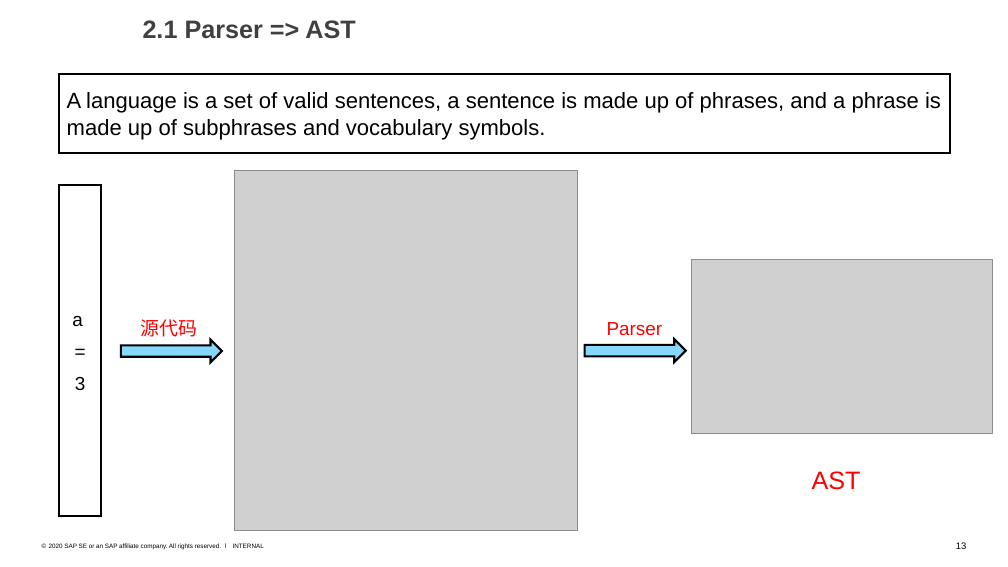
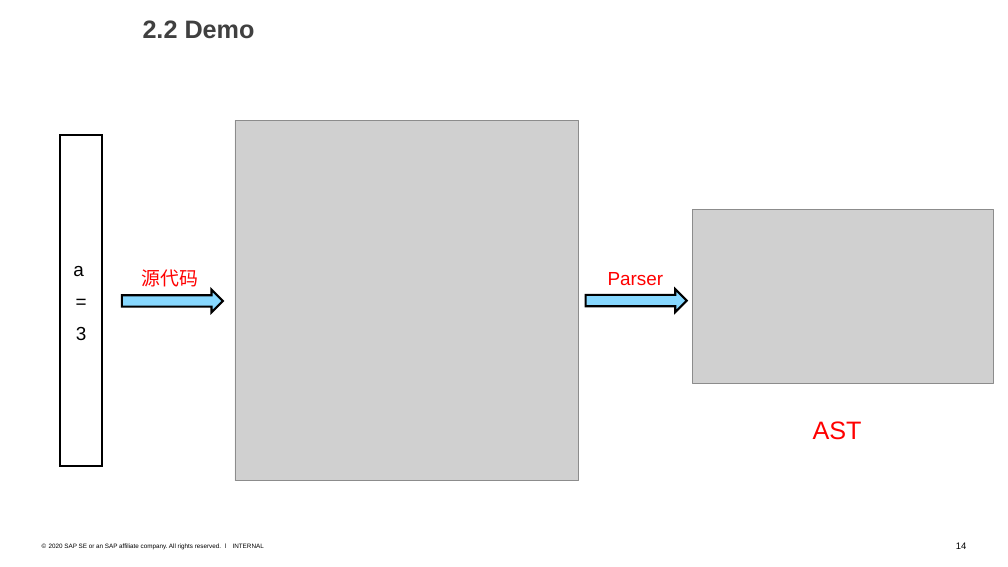
Before and after one commit to jiweiyuan/programmer, a slide deck: slide 14 of programming/scope-and-closure/作用域与闭包.pptx (slide 13 before the commit). Drawn at 1008x567 pixels with LibreOffice and Linux fonts; fonts in the diff are those of the drawing; grey boxes stand for pictures. Boxes give left, top, right and bottom in pixels: in the first picture for what was removed or moved away, otherwise in the second. Text is boxed around its words. In the diff, an @@ line names an element or a change of style, - is before the commit and + after.

```diff
--- a/programming/scope-and-closure/作用域与闭包.pptx
+++ b/programming/scope-and-closure/作用域与闭包.pptx
@@ text at (143,20,255,39): text changed @@
-2.1 Parser => AST
+2.2 Demo
@@ rectangle removed at (59,74,949,153) @@
-A language is a set of valid sentences, a sentence is made up of phrases, and a phrase is made up of subphrases and vocabulary symbols.
@@ 3 texts, 2 pictures, 2 right arrows, 1 rectangle: place and size @@
-3 texts, 2 pictures, 2 right arrows, 1 rectangle at (59,170,992,530)
+3 texts, 2 pictures, 2 right arrows, 1 rectangle at (60,120,993,481)
@@ page number at (956,542,967,549): text changed @@
-13
+14
```
Also in this commit, not shown: 8 other slides changed, 3 slides added, 4 other files.
